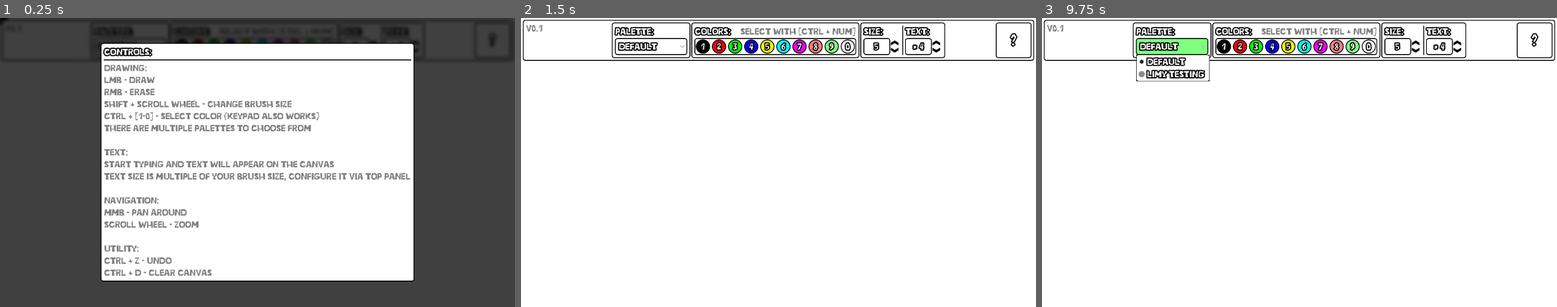
Above: before the commit, frames 1-3 (left to right).
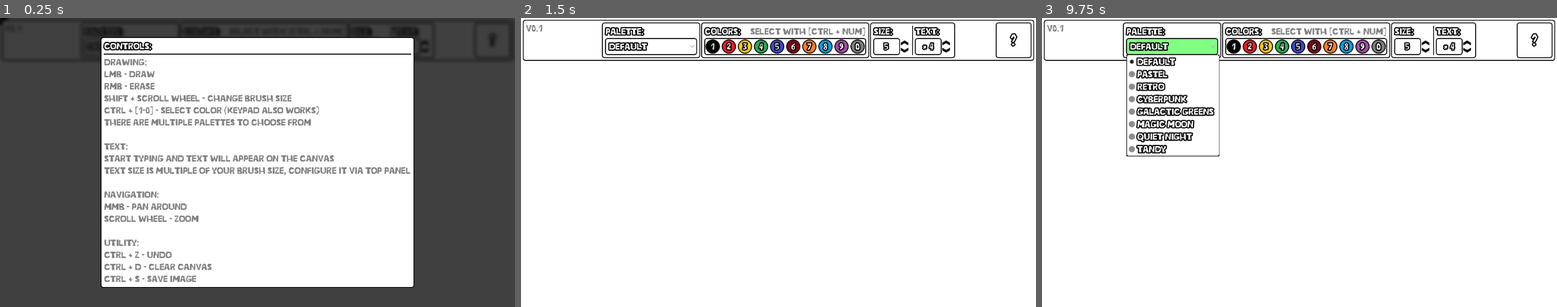
Above: after the commit, the same moments.

Repository: Limofeus/kvikpaint
Game: Godot game, scene res://scenes/main.tscn
The game is run twice, just before and just after one commit, with the same random seed, the same clock (stepped at 60 frames per second) and the same inputs.
Inputs:
- Up to frame 1 (0.25 s): no input
- Up to frame 2 (1.5 s): click "Default" at 0.5 s; click "1" at 1.25 s
- Up to frame 3 (9.75 s): click "2" at 2 s; click "3" at 2.75 s; click "4" at 3.5 s; click "5" at 4.25 s; click "6" at 5 s; click "7" at 5.75 s; click "8" at 6.5 s; click "9" at 7.25 s; click "0" at 8 s; click "?" at 8.75 s; click "Default" at 9.5 s

The runs differ from the first frame. In frame 1, 13% of the frame differs, in the area x 16-84%, y 3-94%; in frame 2, 3.7%; in frame 3, 6.2%.

Commit message:
New palettes, image saving, updated save data path

Diff:
--- a/project.godot
+++ b/project.godot
@@ -15,6 +15,8 @@
 "ru": "БыстрыйРисовач"
 }
 run/main_scene="res://scenes/main.tscn"
+config/use_custom_user_dir=true
+config/custom_user_dir_name="KvikPaint"
 config/features=PackedStringArray("4.3", "GL Compatibility")
 boot_splash/bg_color=Color(1, 1, 1, 1)
 boot_splash/image="res://amazing_icon.png"
@@ -90,6 +92,11 @@
 "events": [Object(InputEventKey,"resource_local_to_scene":false,"resource_name":"","device":-1,"window_id":0,"alt_press …(193 unchanged characters)…
 ]
 }
+save_image={
+"deadzone": 0.5,
+"events": [Object(InputEventKey,"resource_local_to_scene":false,"resource_name":"","device":-1,"window_id":0,"alt_pressed":false,"shift_pressed":false,"ctrl_pressed":false,"meta_pressed":false,"pressed":false,"keycode":0,"physical_keycode":83,"key_label":0,"unicode":115,"location":0,"echo":false,"script":null)
+]
+}
 color_slot_1={
 "deadzone": 0.5,
 "events": [Object(InputEventKey,"resource_local_to_scene":false,"resource_name":"","device":-1,"window_id":0,"alt_press …(191 unchanged characters)…
--- /dev/null
+++ b/resources/custom/palettes/cyberpunk_palette.tres
@@ -0,0 +1,8 @@
+[gd_resource type="Resource" script_class="PaletteResource" load_steps=2 format=3 uid="uid://csves6ush3t5j"]
+
+[ext_resource type="Script" path="res://scripts/resources/palette_resource.gd" id="1_65xlh"]
+
+[resource]
+script = ExtResource("1_65xlh")
+palette_name = "Cyberpunk"
+palette_colors = Array[Color]([Color(0.0352941, 0.00392157, 0.0509804, 1), Color(0.0901961, 0, 0.113725, 1), Color(0.152941, 0, 0.133333, 1), Color(0.270588, 0.0117647, 0.152941, 1), Color(0.4, 0.0588235, 0.192157, 1), Color(0.611765, 0.0901961, 0.231373, 1), Color(1, 0.0196078, 0.27451, 1), Color(0.117647, 0.341176, 0.611765, 1), Color(0, 0.596078, 0.858824, 1), Color(0.0470588, 0.901961, 0.94902, 1)])
--- a/resources/custom/palettes/default_palette.tres
+++ b/resources/custom/palettes/default_palette.tres
@@ -5,4 +5,4 @@
 [resource]
 script = ExtResource("1_dxhix")
 palette_name = "Default"
-palette_colors = Array[Color]([Color(0, 0, 0, 1), Color(1, 0, 0, 1), Color(0, 1, 0, 1), Color(0, 0, 1, 1), Color(1, 1, 0, 1), Color(0, 1, 1, 1), Color(1, 0, 1, 1), Color(1, 0.5, 0.5, 1), Color(0.51, 1, 0.51, 1), Color(1, 1, 1, 1)])
+palette_colors = Array[Color]([Color(0, 0, 0, 1), Color(0.929412, 0.109804, 0.141176, 1), Color(1, 0.788235, 0.054902, 1), Color(0.133333, 0.694118, 0.298039, 1), Color(0.247059, 0.282353, 0.8, 1), Color(0.533333, 0, 0.0823529, 1), Color(1, 0.498039, 0.152941, 1), Color(0, 0.635294, 0.909804, 1), Color(0.639216, 0.286275, 0.643137, 1), Color(0.498039, 0.498039, 0.498039, 1)])
--- /dev/null
+++ b/resources/custom/palettes/galactic_greens_palette.tres
@@ -0,0 +1,8 @@
+[gd_resource type="Resource" script_class="PaletteResource" load_steps=2 format=3 uid="uid://ckqolriaruevy"]
+
+[ext_resource type="Script" path="res://scripts/resources/palette_resource.gd" id="1_dyixs"]
+
+[resource]
+script = ExtResource("1_dyixs")
+palette_name = "Galactic Greens"
+palette_colors = Array[Color]([Color(0.0862745, 0.0862745, 0.109804, 1), Color(0.117647, 0.12549, 0.160784, 1), Color(0.121569, 0.215686, 0.254902, 1), Color(0.176471, 0.360784, 0.337255, 1), Color(0.219608, 0.454902, 0.313726, 1), Color(0.286275, 0.560784, 0.270588, 1), Color(0.435294, 0.639216, 0.254902, 1), Color(0.639216, 0.760784, 0.333333, 1), Color(0.792157, 0.839216, 0.439216, 1), Color(0.909804, 0.945098, 0.65098, 1)])
--- /dev/null
+++ b/resources/custom/palettes/magic_moon_palette.tres
@@ -0,0 +1,8 @@
+[gd_resource type="Resource" script_class="PaletteResource" load_steps=2 format=3 uid="uid://cfuipasohcg3e"]
+
+[ext_resource type="Script" path="res://scripts/resources/palette_resource.gd" id="1_e2023"]
+
+[resource]
+script = ExtResource("1_e2023")
+palette_name = "Magic Moon"
+palette_colors = Array[Color]([Color(0.572549, 0.0980392, 0.615686, 1), Color(0.462745, 0.219608, 0.741176, 1), Color(0.603922, 0.341176, 0.705882, 1), Color(0.407843, 0.490196, 0.796078, 1), Color(0.556863, 0.670588, 0.784314, 1), Color(0.94902, 0.368627, 0.576471, 1), Color(0.960784, 0.572549, 0.67451, 1), Color(0.980392, 0.701961, 0.564706, 1), Color(0.984314, 0.788235, 0.72549, 1), Color(0.984314, 0.992157, 0.713726, 1)])
--- /dev/null
+++ b/resources/custom/palettes/pastel_palette.tres
@@ -0,0 +1,8 @@
+[gd_resource type="Resource" script_class="PaletteResource" load_steps=2 format=3 uid="uid://dj8edmo8qxg6u"]
+
+[ext_resource type="Script" path="res://scripts/resources/palette_resource.gd" id="1_he3ag"]
+
+[resource]
+script = ExtResource("1_he3ag")
+palette_name = "Pastel"
+palette_colors = Array[Color]([Color(1, 0.678431, 0.678431, 1), Color(1, 0.839216, 0.647059, 1), Color(0.992157, 1, 0.713726, 1), Color(0.792157, 1, 0.74902, 1), Color(0.61, 1, 0.8505, 1), Color(0.607843, 0.964706, 1, 1), Color(0.627451, 0.768627, 1, 1), Color(0.741176, 0.698039, 1, 1), Color(1, 0.776471, 1, 1), Color(1, 1, 1, 1)])
--- /dev/null
+++ b/resources/custom/palettes/quiet_night_palette.tres
@@ -0,0 +1,8 @@
+[gd_resource type="Resource" script_class="PaletteResource" load_steps=2 format=3 uid="uid://blh66x6wpf68n"]
+
+[ext_resource type="Script" path="res://scripts/resources/palette_resource.gd" id="1_lyp7f"]
+
+[resource]
+script = ExtResource("1_lyp7f")
+palette_name = "Quiet Night"
+palette_colors = Array[Color]([Color(0.164706, 0.113725, 0.0901961, 1), Color(0.227451, 0.231373, 0.243137, 1), Color(0.360784, 0.407843, 0.470588, 1), Color(0.423529, 0.458824, 0.356863, 1), Color(0.462745, 0.631373, 0.588235, 1), Color(0.290196, 0.254902, 0.14902, 1), Color(0.478431, 0.321569, 0.207843, 1), Color(0.694118, 0.52549, 0.243137, 1), Color(0.65098, 0.666667, 0.384314, 1), Color(0.878431, 0.780392, 0.623529, 1)])
--- /dev/null
+++ b/resources/custom/palettes/retro_palette.tres
@@ -0,0 +1,8 @@
+[gd_resource type="Resource" script_class="PaletteResource" load_steps=2 format=3 uid="uid://bi8xsrei4c4m7"]
+
+[ext_resource type="Script" path="res://scripts/resources/palette_resource.gd" id="1_75bis"]
+
+[resource]
+script = ExtResource("1_75bis")
+palette_name = "Retro"
+palette_colors = Array[Color]([Color(0.67451, 0.141176, 0.0862745, 1), Color(0.882353, 0.286275, 0.129412, 1), Color(0.933333, 0.560784, 0.137255, 1), Color(0.529412, 0.403922, 0.156863, 1), Color(0.696, 0.75, 0.57, 1), Color(0.572549, 0.74902, 0.635294, 1), Color(0.364706, 0.643137, 0.611765, 1), Color(0.0313726, 0.337255, 0.345098, 1), Color(0.921569, 0.717647, 0.521569, 1), Color(0.956863, 0.898039, 0.815686, 1)])
--- /dev/null
+++ b/resources/custom/palettes/tandy_palette.tres
@@ -0,0 +1,8 @@
+[gd_resource type="Resource" script_class="PaletteResource" load_steps=2 format=3 uid="uid://do210bxvanf6f"]
+
+[ext_resource type="Script" path="res://scripts/resources/palette_resource.gd" id="1_3dpcn"]
+
+[resource]
+script = ExtResource("1_3dpcn")
+palette_name = "Tandy"
+palette_colors = Array[Color]([Color(0, 0, 0, 1), Color(0, 0.25098, 0, 1), Color(1, 0, 0, 1), Color(0, 1, 0, 1), Color(0, 0, 1, 1), Color(1, 1, 0, 1), Color(1, 0, 1, 1), Color(0, 1, 1, 1), Color(1, 0.501961, 0, 1), Color(1, 1, 1, 1)])
--- a/scenes/main.tscn
+++ b/scenes/main.tscn
@@ -18,10 +18,16 @@
 [ext_resource type="Resource" uid="uid://bp3jrhogowddu" path="res://resources/custom/palettes/default_palette.tres" id="5_hc4qk"]
 [ext_resource type="Material" uid="uid://c3bagv5b6bx17" path="res://materials/invert_color.tres" id="5_ipkgq"]
 [ext_resource type="Texture2D" uid="uid://cetisllpexpog" path="res://sprites/common/arrow_128.png" id="5_s8up8"]
-[ext_resource type="Resource" uid="uid://da0jp3kekrh8k" path="res://resources/custom/palettes/test_palette.tres" id="6_c32se"]
 [ext_resource type="Material" uid="uid://c4nra1e6g2plh" path="res://materials/premul_alpha.tres" id="6_s2ids"]
+[ext_resource type="Resource" uid="uid://dj8edmo8qxg6u" path="res://resources/custom/palettes/pastel_palette.tres" id="7_bmvrb"]
 [ext_resource type="Theme" uid="uid://bclfhc3crpwgv" path="res://resources/themes/main_theme.tres" id="7_ficnv"]
+[ext_resource type="Resource" uid="uid://bi8xsrei4c4m7" path="res://resources/custom/palettes/retro_palette.tres" id="8_w53ej"]
+[ext_resource type="Resource" uid="uid://csves6ush3t5j" path="res://resources/custom/palettes/cyberpunk_palette.tres" id="9_ukr21"]
 [ext_resource type="PackedScene" uid="uid://b4mn0ued76vd0" path="res://scenes/ui/color_slot.tscn" id="10_nua22"]
+[ext_resource type="Resource" uid="uid://ckqolriaruevy" path="res://resources/custom/palettes/galactic_greens_palette.tres" id="10_xe8rp"]
+[ext_resource type="Resource" uid="uid://cfuipasohcg3e" path="res://resources/custom/palettes/magic_moon_palette.tres" id="11_80ywi"]
+[ext_resource type="Resource" uid="uid://blh66x6wpf68n" path="res://resources/custom/palettes/quiet_night_palette.tres" id="12_xrfd3"]
+[ext_resource type="Resource" uid="uid://do210bxvanf6f" path="res://resources/custom/palettes/tandy_palette.tres" id="13_cvmak"]
 [ext_resource type="Script" path="res://scripts/ui/unfocus_spin_box.gd" id="14_7ugbr"]
 [ext_resource type="Material" uid="uid://bph2trvf3f7pf" path="res://materials/ui_blur.tres" id="15_xqo4d"]
 [ext_resource type="Script" path="res://scripts/ui/hint_popup.gd" id="16_8ryww"]
@@ -54,7 +60,7 @@
 color_slot_holder = NodePath("../InterfaceLayer/MarginContainer/VBoxContainer/PanelContainer/MarginContainer/HBoxContainer/CenterContainer/PanelContainer2/MarginContainer/VBoxContainer/PanelContainer/HBoxContainer")
 color_slot_scene = ExtResource("10_nua22")
 palette_selector = NodePath("../InterfaceLayer/MarginContainer/VBoxContainer/PanelContainer/MarginContainer/HBoxContainer/CenterContainer/PanelContainer/MarginContainer/VBoxContainer/OptionButton")
-palettes = Array[ExtResource("4_vqxrj")]([ExtResource("5_hc4qk"), ExtResource("6_c32se")])
+palettes = Array[ExtResource("4_vqxrj")]([ExtResource("5_hc4qk"), ExtResource("7_bmvrb"), ExtResource("8_w53ej"), ExtResource("9_ukr21"), ExtResource("10_xe8rp"), ExtResource("11_80ywi"), ExtResource("12_xrfd3"), ExtResource("13_cvmak")])
 
 [node name="BrushController" type="Node" parent="." node_paths=PackedStringArray("brush_display", "main_draw_state", "line_buffer", "text_buffer", "brush_size_spinbox", "text_size_mult_spinbox")]
 script = ExtResource("1_fwu3q")
@@ -387,7 +393,8 @@
 
 Utility:
 Ctrl + Z - Undo
-Ctrl + D - Clear canvas"
+Ctrl + D - Clear canvas
+Ctrl + S - Save image"
 
 [node name="Camera2D" type="Camera2D" parent="."]
 anchor_mode = 0
--- a/scripts/controllers/canvas_controller.gd
+++ b/scripts/controllers/canvas_controller.gd
@@ -2,6 +2,8 @@
 class_name CanvasController
 
 @export var canvas : Canvas = null
+
+@onready var image_save_path : String = OS.get_system_dir(OS.SYSTEM_DIR_DOWNLOADS)
 
 func _input(event: InputEvent) -> void:
 	if Input.is_action_pressed("ctrl_modifier_key"):
@@ -11,6 +13,9 @@
 		if Input.is_action_just_pressed("undo_draw"):
 			canvas.undo_last_draw()
 
+		if Input.is_action_just_pressed("save_image"):
+			save_image(image_save_path)
+
 		if Input.is_action_just_pressed("clear_canvas"):
 			canvas.clear_canvas()
 
@@ -19,3 +24,21 @@
 
 func get_image() -> Image:
 	return canvas.get_image()
+
+func save_image(path : String):
+	var image : Image = get_image()
+
+	var image_filename = "epic_drawing"
+
+	var image_save_path = path + "/" + image_filename + ".png"
+
+	var counter = 0
+	while FileAccess.file_exists(image_save_path):
+		counter += 1
+		image_save_path = path + "/" + image_filename + "_" + str(counter) + ".png"
+
+		if counter > 100:
+			image_save_path = path + "/" + image_filename + "_" + str(Time.get_unix_time_from_system()) + ".png"
+
+	image.save_png(image_save_path)
+	OS.shell_show_in_file_manager(image_save_path)
Not shown, changed: export_presets.cfg
Not shown, added: resources/custom/palettes/some_references.txt
Not shown: 1 places in scenes/main.tscn that only renumber resources
